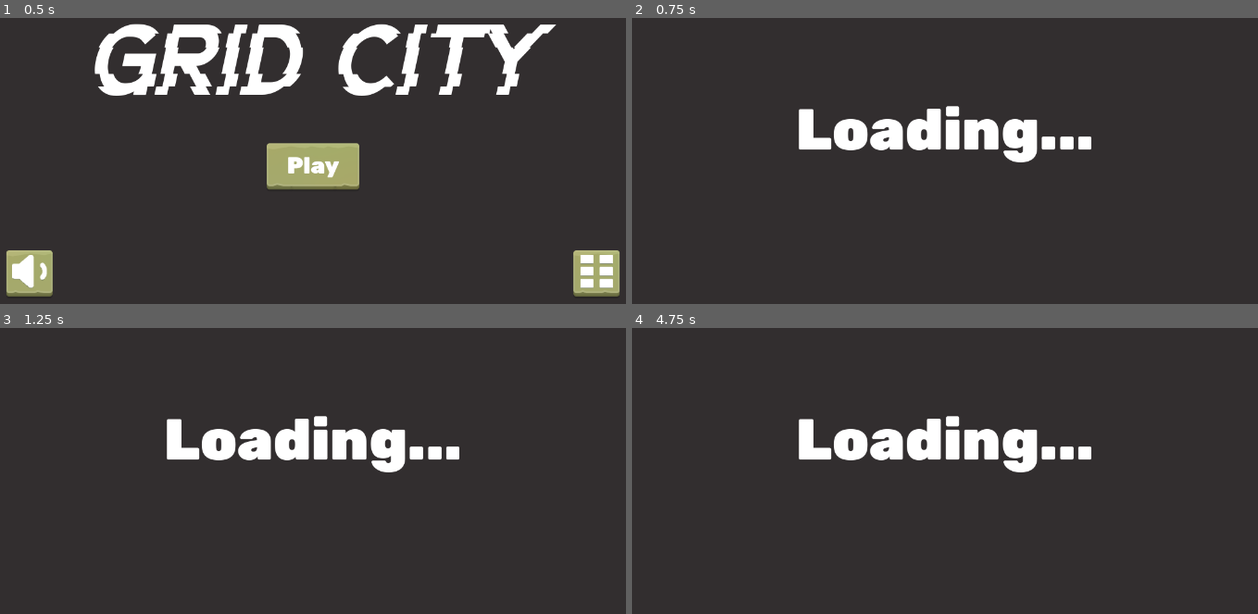
Above: before the commit, frames 1-4 (two rows, left to right).
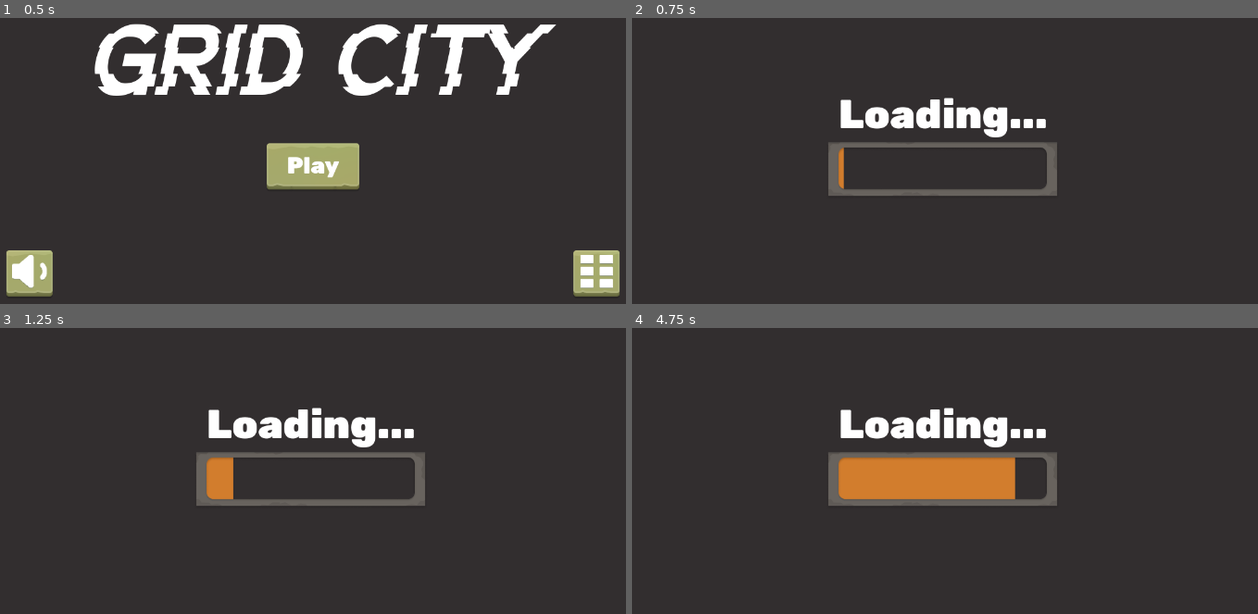
Above: after the commit, the same moments.

Repository: Escape-Game-Jam-2024/Grid-City
Game: Godot game, scene res://scenes/Home.tscn
The game is run twice, just before and just after one commit, with the same random seed, the same clock (stepped at 60 frames per second) and the same inputs.
Inputs (mouse positions are in pixels of both pictures, inside the frame that each line leads up to):
- Up to frame 1 (0.5 s): no input
- Up to frame 2 (0.75 s): click "Play" at 0.5 s
- Up to frame 3 (1.25 s): no input
- Up to frame 4 (4.75 s): click "Play" at 1.25 s; click (1226, 585) at 2 s; click (1226, 585) at 2.75 s; click "Play" at 3.5 s; click (1226, 585) at 4.25 s

Frame 1 is identical in both runs. In frame 2, 5.8% of the frame differs, in the area x 26-74%, y 27-63%; in frame 3, 6.3%; in frame 4, 9.6%.

Commit message:
Added loading screen

Diff:
--- a/project.godot
+++ b/project.godot
@@ -11,7 +11,7 @@
 [application]
 
 config/name="Grid City"
-run/main_scene="res://scenes/Home.tscn"
+run/main_scene="res://scenes/home.tscn"
 config/features=PackedStringArray("4.2", "GL Compatibility")
 config/icon="res://icon.svg"
 
--- a/scenes/Home.tscn
+++ b/scenes/Home.tscn
@@ -1,9 +1,9 @@
 [gd_scene load_steps=5 format=3 uid="uid://dksij70vixjp0"]
 
-[ext_resource type="Script" path="res://scripts/HomeScene.gd" id="1_3wyqc"]
-[ext_resource type="FontFile" uid="uid://dwljn4tok0ixl" path="res://assets/GlitchGoblin_Font_1_1/GlitchGoblin.ttf" id="1_u7a3w"]
-[ext_resource type="PackedScene" uid="uid://clsjlrtnife1o" path="res://scenes/rect_button.tscn" id="2_ck27t"]
-[ext_resource type="PackedScene" uid="uid://bheakgcv4xagd" path="res://scenes/square_button.tscn" id="3_abg7h"]
+[ext_resource type="Script" path="res://scripts/home_scene.gd" id="1_4mw74"]
+[ext_resource type="FontFile" uid="uid://dwljn4tok0ixl" path="res://assets/fonts/GlitchGoblin_Font_1_1/GlitchGoblin.ttf" id="2_faq7t"]
+[ext_resource type="PackedScene" uid="uid://clsjlrtnife1o" path="res://scenes/rect_button.tscn" id="3_tx5re"]
+[ext_resource type="PackedScene" uid="uid://bheakgcv4xagd" path="res://scenes/square_button.tscn" id="4_l0k85"]
 
 [node name="ColorRect" type="ColorRect"]
 anchors_preset = 15
@@ -28,7 +28,7 @@
 grow_vertical = 2
 theme_override_constants/separation = 100
 alignment = 1
-script = ExtResource("1_3wyqc")
+script = ExtResource("1_4mw74")
 
 [node name="Top" type="VBoxContainer" parent="VBoxContainer"]
 layout_direction = 2
@@ -41,7 +41,7 @@
 
 [node name="Title" type="RichTextLabel" parent="VBoxContainer/Top/MarginContainer"]
 layout_mode = 2
-theme_override_fonts/normal_font = ExtResource("1_u7a3w")
+theme_override_fonts/normal_font = ExtResource("2_faq7t")
 theme_override_font_sizes/normal_font_size = 170
 bbcode_enabled = true
 text = "[center]Grid City"
--- a/scenes/loading.tscn
+++ b/scenes/loading.tscn
@@ -1,6 +1,9 @@
-[gd_scene load_steps=2 format=3 uid="uid://07hw1rhrbnxq"]
+[gd_scene load_steps=5 format=3 uid="uid://07hw1rhrbnxq"]
 
-[ext_resource type="FontFile" uid="uid://bbxk528upy8os" path="res://assets/rubik/Rubik-Black.ttf" id="1_yimwe"]
+[ext_resource type="Script" path="res://scripts/loading.gd" id="1_oxtec"]
+[ext_resource type="FontFile" uid="uid://bbxk528upy8os" path="res://assets/fonts/rubik/Rubik-Black.ttf" id="2_kuq61"]
+[ext_resource type="Texture2D" uid="uid://l7f8v66c0vxy" path="res://assets/gui/Load/Magazine/Top.png" id="3_sey3u"]
+[ext_resource type="Texture2D" uid="uid://ceqiv7i0k41dn" path="res://assets/gui/Load/ProgressBar_fill.png" id="4_4djwi"]
 
 [node name="ColorRect" type="ColorRect"]
 anchors_preset = 15
@@ -10,20 +13,41 @@
 grow_vertical = 2
 color = Color(0.196078, 0.180392, 0.184314, 1)
 
-[node name="CenterContainer" type="CenterContainer" parent="."]
+[node name="VBoxContainer" type="VBoxContainer" parent="."]
 layout_mode = 1
-anchors_preset = 15
-anchor_right = 1.0
-anchor_bottom = 1.0
+anchors_preset = 8
+anchor_left = 0.5
+anchor_top = 0.5
+anchor_right = 0.5
+anchor_bottom = 0.5
+offset_left = -290.0
+offset_top = -66.0
+offset_right = 283.0
+offset_bottom = 117.0
 grow_horizontal = 2
 grow_vertical = 2
+script = ExtResource("1_oxtec")
 
-[node name="Title" type="RichTextLabel" parent="CenterContainer"]
+[node name="Title" type="RichTextLabel" parent="VBoxContainer"]
 layout_mode = 2
-theme_override_fonts/normal_font = ExtResource("1_yimwe")
-theme_override_font_sizes/normal_font_size = 100
+theme_override_fonts/normal_font = ExtResource("2_kuq61")
+theme_override_font_sizes/normal_font_size = 70
 bbcode_enabled = true
 text = "[center]Loading..."
 fit_content = true
 scroll_active = false
 autowrap_mode = 0
+
+[node name="ProgressBar" type="TextureProgressBar" parent="VBoxContainer"]
+layout_mode = 2
+size_flags_horizontal = 4
+size_flags_vertical = 4
+texture_over = ExtResource("3_sey3u")
+texture_progress = ExtResource("4_4djwi")
+texture_progress_offset = Vector2(20, 11)
+
+[node name="Timer" type="Timer" parent="VBoxContainer"]
+wait_time = 0.05
+autostart = true
+
+[connection signal="timeout" from="VBoxContainer/Timer" to="VBoxContainer" method="_on_timer_timeout"]
--- a/scenes/rect_button.tscn
+++ b/scenes/rect_button.tscn
@@ -1,8 +1,8 @@
 [gd_scene load_steps=5 format=3 uid="uid://clsjlrtnife1o"]
 
-[ext_resource type="Texture2D" uid="uid://edlxlasu7nux" path="res://assets/GUI/Button/Rect/Default.png" id="1_m2ofd"]
-[ext_resource type="Texture2D" uid="uid://c0d3hrl5chlky" path="res://assets/GUI/Button/Rect/Hover.png" id="2_plj1d"]
-[ext_resource type="FontFile" uid="uid://bbxk528upy8os" path="res://assets/rubik/Rubik-Black.ttf" id="3_4gmc3"]
+[ext_resource type="Texture2D" uid="uid://edlxlasu7nux" path="res://assets/gui/Button/Rect/Default.png" id="1_m2ofd"]
+[ext_resource type="Texture2D" uid="uid://c0d3hrl5chlky" path="res://assets/gui/Button/Rect/Hover.png" id="2_plj1d"]
+[ext_resource type="FontFile" uid="uid://bbxk528upy8os" path="res://assets/fonts/rubik/Rubik-Black.ttf" id="3_4gmc3"]
 [ext_resource type="Script" path="res://scripts/rect_button.gd" id="3_yl22n"]
 
 [node name="RectButton" type="TextureButton"]
--- a/scenes/square_button.tscn
+++ b/scenes/square_button.tscn
@@ -1,9 +1,9 @@
 [gd_scene load_steps=5 format=3 uid="uid://bheakgcv4xagd"]
 
-[ext_resource type="Texture2D" uid="uid://bpfj8cvoworty" path="res://assets/GUI/Button/Square/Default.png" id="1_4wm5h"]
-[ext_resource type="Texture2D" uid="uid://o2tbs04pxqcb" path="res://assets/GUI/Button/Square/Hover.png" id="2_1jwos"]
+[ext_resource type="Texture2D" uid="uid://bpfj8cvoworty" path="res://assets/gui/Button/Square/Default.png" id="1_4wm5h"]
+[ext_resource type="Texture2D" uid="uid://o2tbs04pxqcb" path="res://assets/gui/Button/Square/Hover.png" id="2_1jwos"]
 [ext_resource type="Script" path="res://scripts/square_button.gd" id="3_0gq5d"]
-[ext_resource type="Texture2D" uid="uid://4obkceqqrm7g" path="res://assets/GUI/Button/Icon/SoundOff.png" id="4_xuxa7"]
+[ext_resource type="Texture2D" uid="uid://4obkceqqrm7g" path="res://assets/GUI/Button/Icon/SoundOff.png" id="4_mv53w"]
 
 [node name="SquareButton" type="TextureButton"]
 offset_right = 80.0
--- a/scripts/HomeScene.gd
+++ b/scripts/home_scene.gd
@@ -13,7 +13,6 @@
 	volume_button.pressed.connect(toggle_volume)
 
 func load_loading_scene():
-	# await get_tree().current_scene.tree_exited
 	get_tree().root.add_child(loading_scene)
 
 func toggle_volume():
--- /dev/null
+++ b/scripts/loading.gd
@@ -0,0 +1,6 @@
+extends VBoxContainer
+
+@onready var progress_bar: TextureProgressBar = $ProgressBar
+
+func _on_timer_timeout():
+	progress_bar.value += 1
Binary file added: assets/GUI/Load/ProgressBar_fill.png
Renamed: assets/GlitchGoblin_Font_1_1/GlitchGoblin.ttf -> assets/fonts/GlitchGoblin_Font_1_1/GlitchGoblin.ttf
Renamed: assets/GlitchGoblin_Font_1_1/License.txt -> assets/fonts/GlitchGoblin_Font_1_1/License.txt
Renamed: assets/rubik/Rubik-Black.ttf -> assets/fonts/rubik/Rubik-Black.ttf
Renamed: assets/rubik/Rubik-BlackItalic.ttf -> assets/fonts/rubik/Rubik-BlackItalic.ttf
Renamed: assets/rubik/Rubik-Bold.ttf -> assets/fonts/rubik/Rubik-Bold.ttf
Renamed: assets/rubik/Rubik-BoldItalic.ttf -> assets/fonts/rubik/Rubik-BoldItalic.ttf
Renamed: assets/rubik/Rubik-Italic.ttf -> assets/fonts/rubik/Rubik-Italic.ttf
Renamed: assets/rubik/Rubik-Light.ttf -> assets/fonts/rubik/Rubik-Light.ttf
Renamed: assets/rubik/Rubik-LightItalic.ttf -> assets/fonts/rubik/Rubik-LightItalic.ttf
Renamed: assets/rubik/Rubik-Medium.ttf -> assets/fonts/rubik/Rubik-Medium.ttf
Renamed: assets/rubik/Rubik-MediumItalic.ttf -> assets/fonts/rubik/Rubik-MediumItalic.ttf
(and 7 more such lines)
